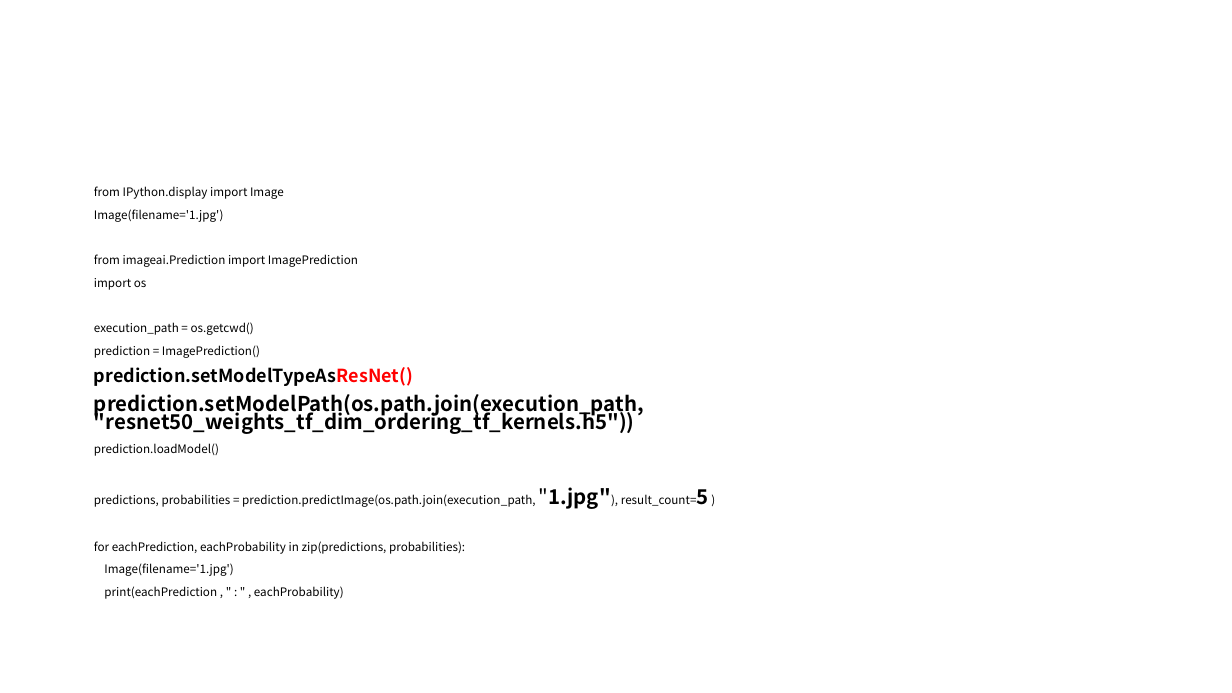
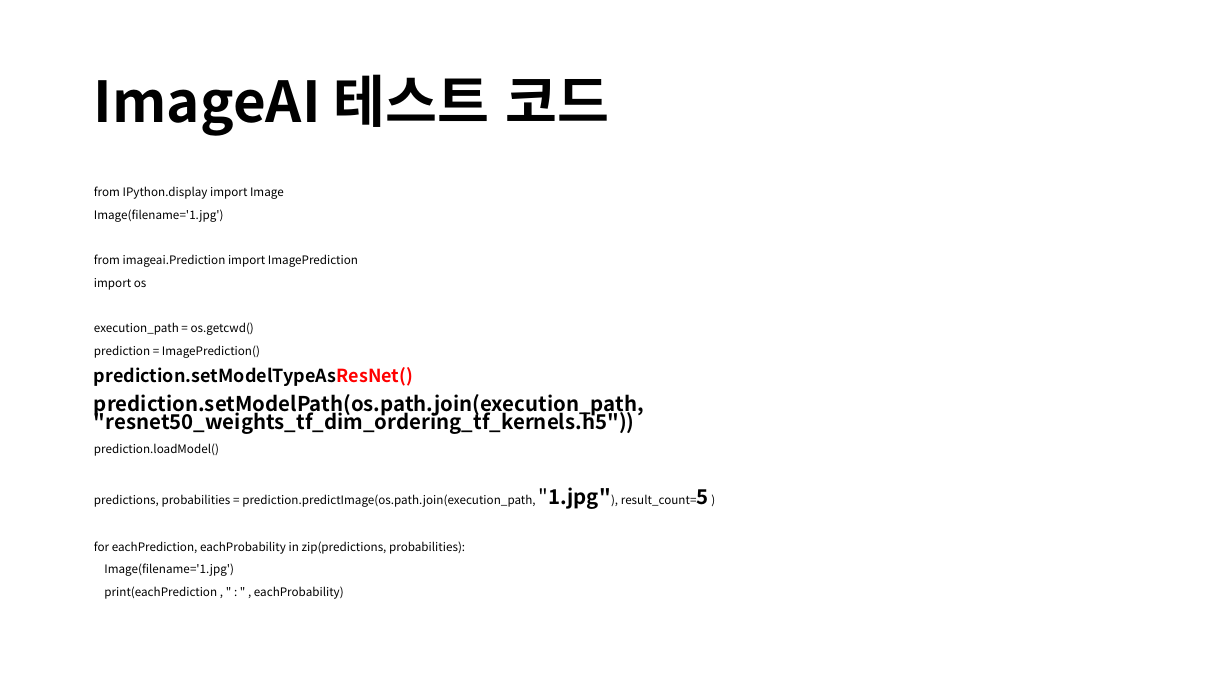
Before and after one commit to CheonSeounghyun/Coordination-Recommend, a slide deck: slide 12 of document/Capston Design Proposal_6week.pptx. Drawn at 1232x693 pixels with LibreOffice and Linux fonts; fonts in the diff are those of the drawing. Boxes give left, top, right and bottom in pixels: in the first picture for what was removed or moved away, otherwise in the second. Text is boxed around its words. In the diff, an @@ line names an element or a change of style, - is before the commit and + after.

```diff
--- a/document/Capston Design Proposal_6week.pptx
+++ b/document/Capston Design Proposal_6week.pptx
@@ title added at <box>94,74,609,136</box>, 44 pt, text #000000, bold @@
+ImageAI 테스트 코드
```
Also in this commit, not shown: 10 other slides changed, 1 slide added, 1 slide removed.
